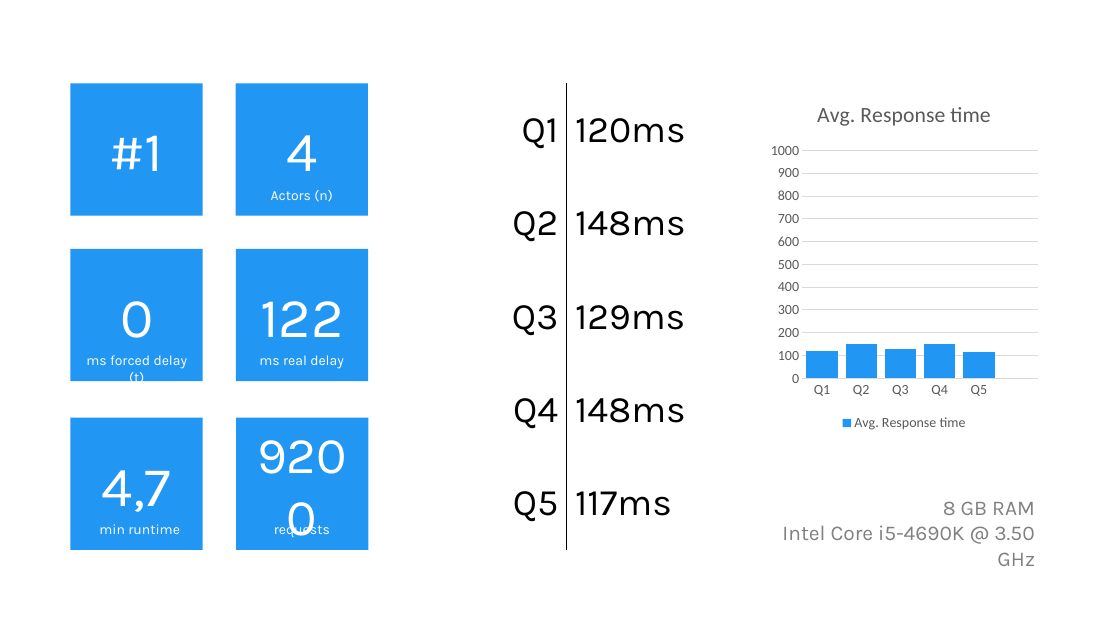
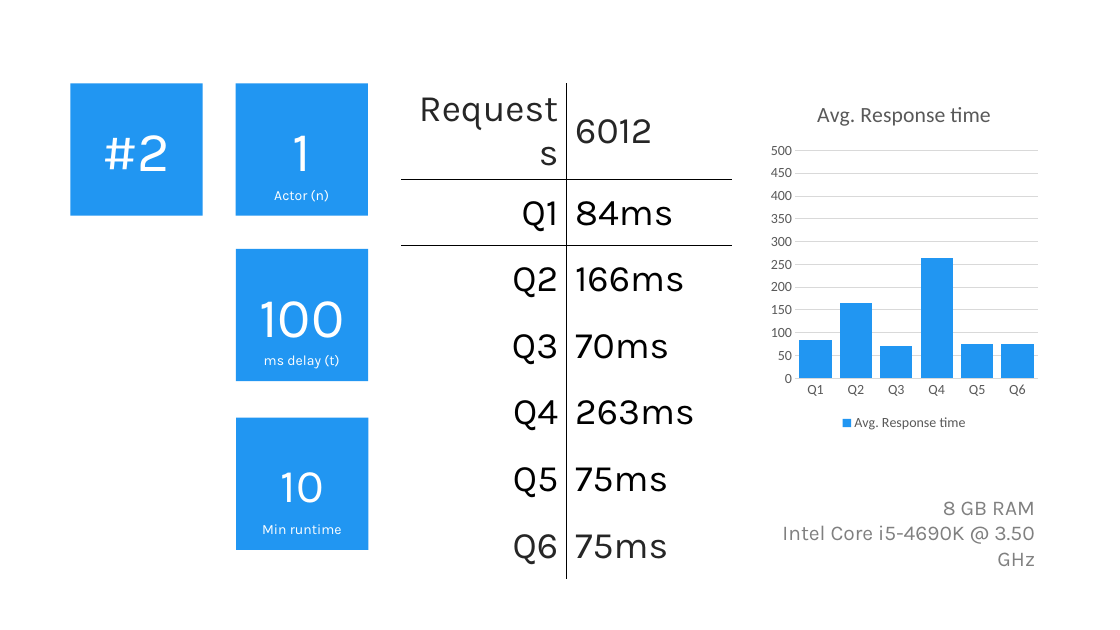
Before and after one commit to elordin/dbs, a slide deck: slide 2 of u07/Results.pptx (slide 1 before the commit). Drawn at 1120x630 pixels with LibreOffice and Linux fonts; fonts in the diff are those of the drawing. Boxes give left, top, right and bottom in pixels: in the first picture for what was removed or moved away, otherwise in the second. Text is boxed around its words. In the diff, an @@ line names an element or a change of style, - is before the commit and + after.

Commit message:
Updated ppt

```diff
--- a/u07/Results.pptx
+++ b/u07/Results.pptx
@@ rectangle added at [71,83,202,215], fill #2196F2, 48 pt, text #FFFFFF @@
+#2
@@ rectangle "1": place and size @@
-rectangle "1" at [71,83,202,215]
+rectangle "1" at [235,83,367,215]
@@ rectangle removed at [235,83,367,215] @@
-4
@@ table at [402,83,733,569] @@
-row 1: Q1 | 120ms
-row 2: Q2 | 148ms
-row 3: Q3 | 129ms
-row 4: Q4 | 148ms
-row 5: Q5 | 117ms
+row 1: Requests | 6012
+row 2: Q1 | 84ms
+row 3: Q2 | 166ms
+row 4: Q3 | 70ms
+row 5: Q4 | 263ms
+row 6: Q5 | 75ms
+row 7: Q6 | 75ms
@@ column chart at [765,83,1044,434] @@
-categories: Q1, Q2, Q3, Q4, Q5
+categories: Q1, Q2, Q3, Q4, Q5, Q6
-Avg. Response time: 120, 150, 130, 150, 120, -
+Avg. Response time: 80, 170, 70, 260, 80, 80
@@ value axis changed @@
@@ text in rectangle at [292,135,310,171]: text changed @@
-#1
+1
@@ text at [274,190,329,202]: text changed @@
-Actors (n)
+Actor (n)
@@ rectangle removed at [71,249,202,381] @@
-0
@@ text in rectangle at [259,301,344,338]: text changed @@
-122
+100
@@ text removed at [86,355,188,386] @@
-ms forced delay (t)
@@ text at [264,355,339,369]: text changed @@
-ms real delay
+ms delay (t)
@@ rectangle removed at [71,418,202,549] @@
-4,7
@@ text in rectangle at [281,472,324,503]: text changed; size 44 to 40 pt @@
-9200
+10
@@ text at [262,524,342,534]: text changed @@
-min runtime
+Min runtime
@@ text removed at [274,521,330,537] @@
-requests
```
Also in this commit, not shown: 3 other slides changed, 1 other file.
